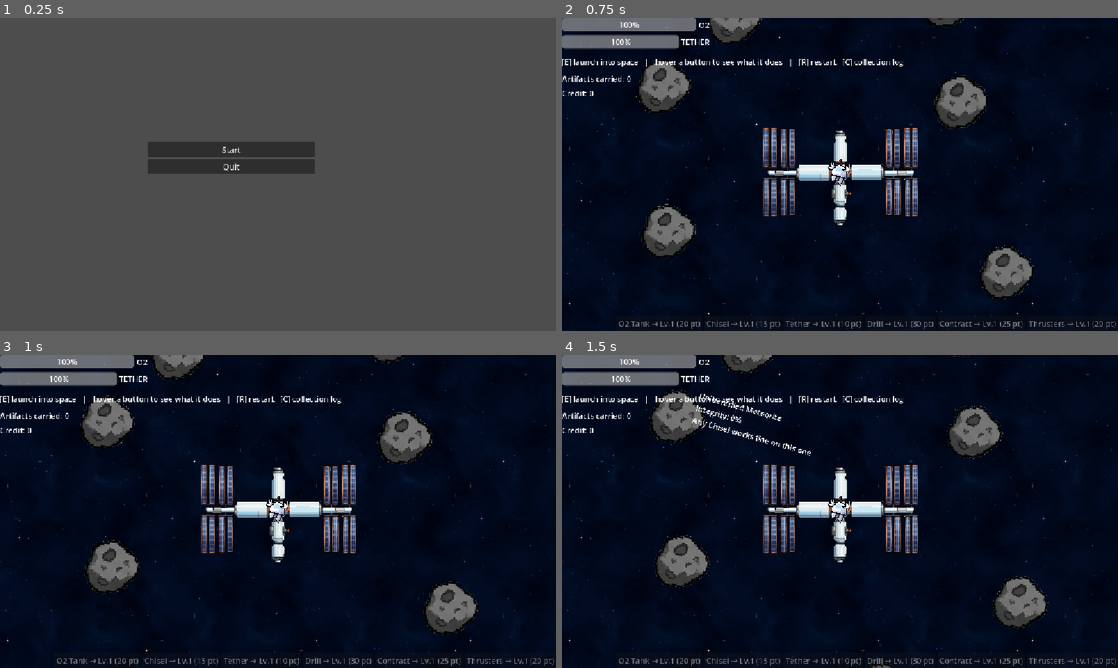
Above: before the commit, frames 1-4 (two rows, left to right).
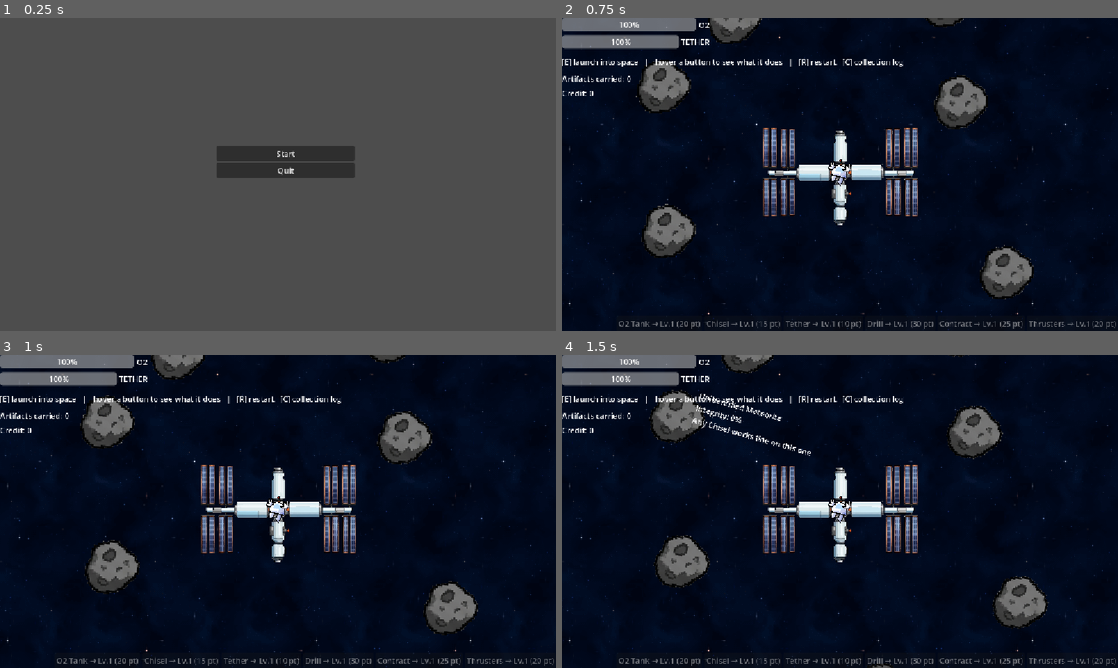
Above: after the commit, the same moments.

Repository: sirakit/Godot_Game_Jam_Project
Game: Godot game, scene res://Scenes/main_menu.tscn
The game is run twice, just before and just after one commit, with the same random seed, the same clock (stepped at 60 frames per second) and the same inputs.
Inputs (mouse positions are in pixels of both pictures, inside the frame that each line leads up to):
- Up to frame 1 (0.25 s): no input
- Up to frame 2 (0.75 s): click "Start" at 0.5 s
- Up to frame 3 (1 s): no input
- Up to frame 4 (1.5 s): tap Enter at 1.25 s; move the mouse to (673, 420) at 1.27 s; hold D (move_right) from 1.28 s (still down); hold Space (chisel) from 1.28 s (still down)

The runs differ from the first frame. In frame 1, 2.7% of the frame differs, in the area x 26-64%, y 39-52%; in frame 2, nothing differs; in frame 3, nothing differs; in frame 4, nothing differs.

Commit message:
Updated html

Diff:
--- a/Scenes/main_menu.tscn
+++ b/Scenes/main_menu.tscn
@@ -19,10 +19,10 @@
 
 [node name="VBoxContainer" type="VBoxContainer" parent="." unique_id=1218452253]
 layout_mode = 1
-offset_left = -174.0
-offset_top = -51.0
-offset_right = 173.0
-offset_bottom = 35.0
+offset_left = -31.0
+offset_top = -33.0
+offset_right = 255.0
+offset_bottom = 33.0
 alignment = 1
 
 [node name="BtnStart" type="Button" parent="VBoxContainer" unique_id=1289913430]
--- a/Scripts/collection_log.gd
+++ b/Scripts/collection_log.gd
@@ -28,4 +28,4 @@
 	count_label.text = "Collection: %d / %d" % [Game.discovered_artifacts.size(), Game.ALL_ARTIFACT_NAMES.size()]
 
 func _on_completed() -> void:
-	count_label.text += "   — ALL CATALOGUED! 🎉"
+	count_label.text += "   — ALL CATALOGUED! "
Not shown, changed: Web_build/index.pck
